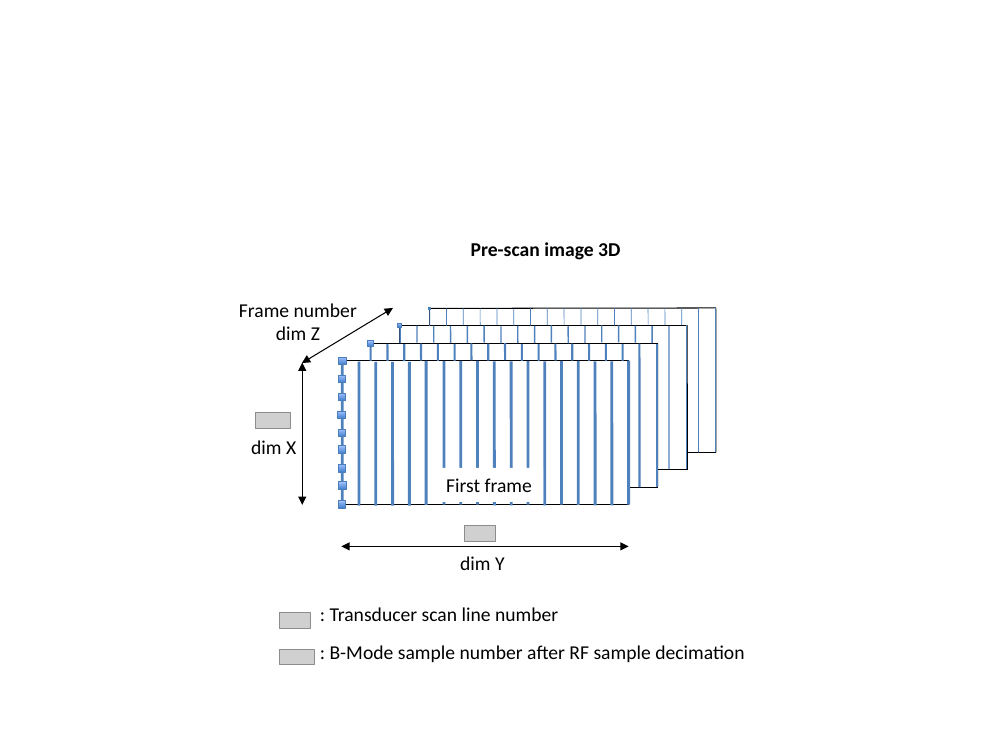
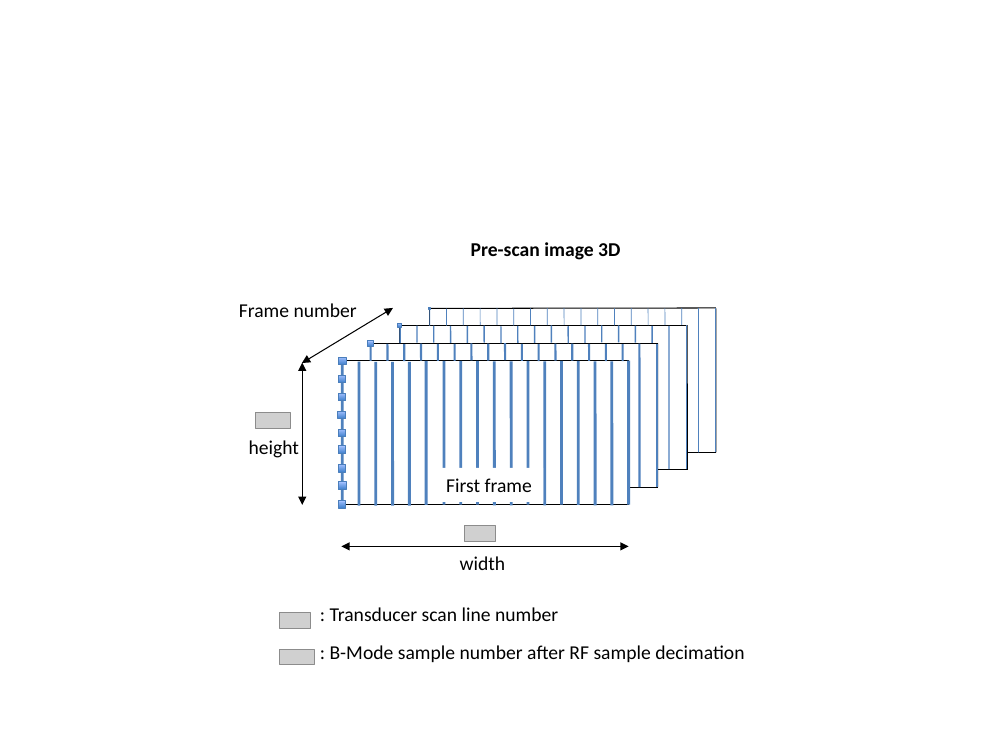
Before and after one commit to lagadic/ustk, a slide deck: slide 7 of doc/image/img-usProbeSettings.pptx. Drawn at 1008x756 pixels with LibreOffice and Linux fonts; fonts in the diff are those of the drawing; grey boxes stand for pictures. Boxes give left, top, right and bottom in pixels: in the first picture for what was removed or moved away, otherwise in the second. Text is boxed around its words. In the diff, an @@ line names an element or a change of style, - is before the commit and + after.

```diff
--- a/doc/image/img-usProbeSettings.pptx
+++ b/doc/image/img-usProbeSettings.pptx
@@ text at bbox=[276, 326, 320, 340]: paragraph removed @@
-dim Z
@@ text at bbox=[249, 440, 299, 458]: text changed @@
-dim X
+height
@@ text at bbox=[460, 556, 506, 570]: text changed @@
-dim Y
+width
```
Also in this commit, not shown: 3 other slides changed.
